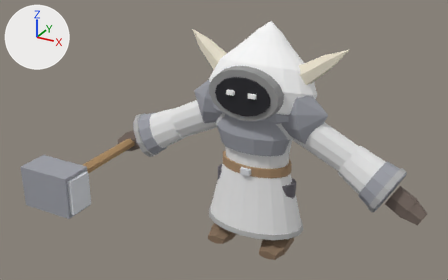
One commit to the Blender file art/minions/super/super.blend: the scene before it, then after it.
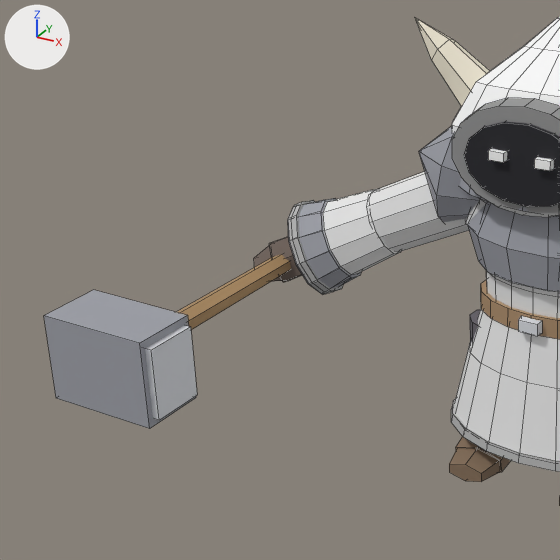
Old and new are each drawn whole from a camera (50 mm lens) standing at (1.73, -3.62, 2.54) and looking at (-0.16, -0.2, 0.83) and again close up on the part from 0% to 58% of the width and 7% to 100% of the height. Lighting does not change. The marker at upper left points along +X, +Y and +Z. The first two pictures are the older version. The close-ups show mesh edges as thin lines.

The first close-up shows 'super'.
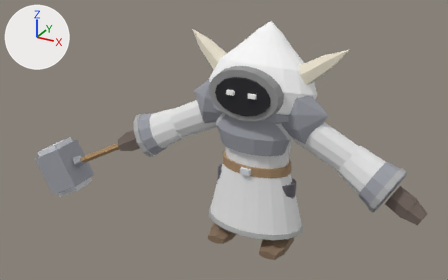
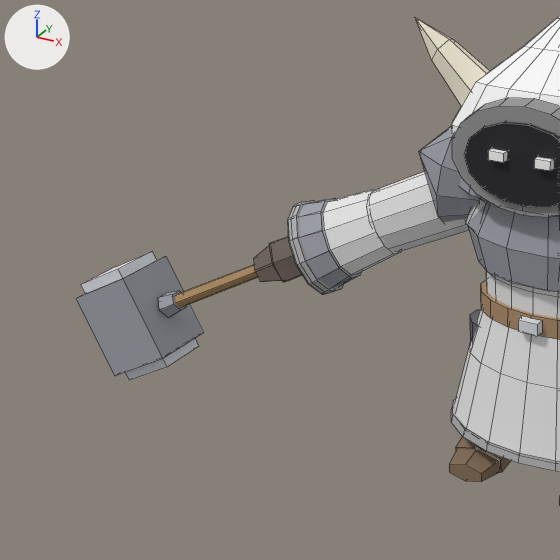
Location of each change, (x1, y1, x2, y2) in pixels of the close-ups (560 x 560 px):
'super', reshaped: before (44, 17, 560, 506); after (76, 17, 560, 506)
part 1 of me_super, cut back: before (44, 254, 291, 429); after (76, 252, 258, 380)

What changed in the scene script:
```text
Change me_super:
    used by ob_super; location = (0.0, 0.0, 0.0)
    remove me_super.from_pydata(...)  # 1095 vertices, 778 faces; spans x -1.26..1.21, y -1.0..0.32, z -0.02..1.6
    add me_super.from_pydata(...)  # 1139 vertices, 808 faces; spans x -1.96..1.21, y -0.26..0.32, z -0.03..1.6
    me_super part 1
    19 vertices are removed from x -1.26..-0.85, y -1.0..-0.79, z 0.42..0.71
    19 faces are deleted
    9 vertices move from x -1.1..-0.87, y -0.82..0.22, z 0.42..0.6 to x -0.98..-0.89, y -0.05..0.03, z 0.62..0.68
    52 vertices are added at x -1.96..-0.92, y -0.25..0.05, z -0.03..0.66
    6 new vertices lie (0.19, 0.02, 0.1) away from vertices in x -1.94..-1.74, y -0.21..0.0, z -0.03..0.35
    5 new vertices lie (0.0, 0.04, 0.0) away from vertices in x -1.54..-0.93, y -0.1..-0.03, z 0.28..0.66
    33 new faces join them, mat_metal
    16 new faces join them, mat_cloth
```
